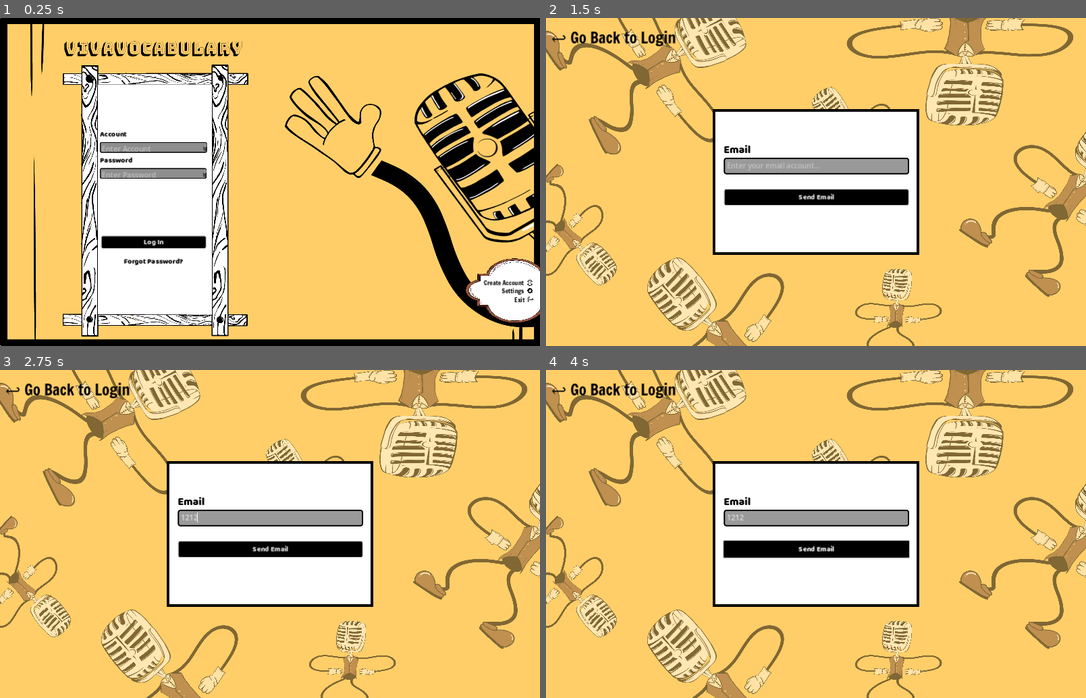
Above: before the commit, frames 1-4 (two rows, left to right).
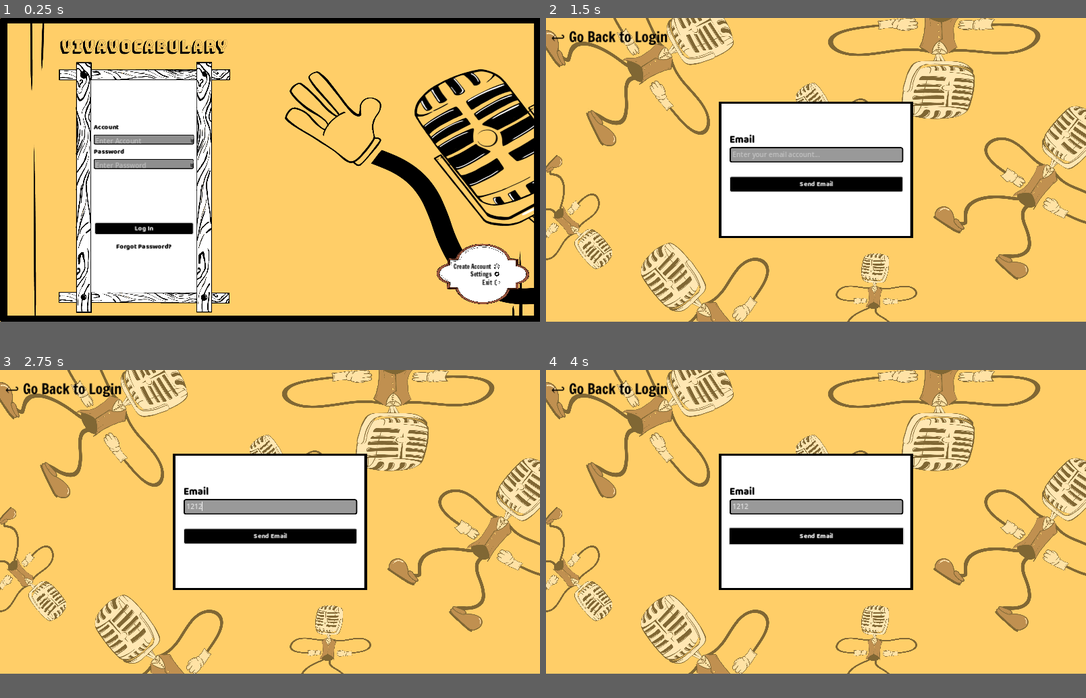
Above: after the commit, the same moments.

Repository: KYCoral/VivaVocabulary
Game: Godot game, scene res://login.tscn
The game is run twice, just before and just after one commit, with the same random seed, the same clock (stepped at 60 frames per second) and the same inputs.
Inputs (mouse positions are in pixels of both pictures, inside the frame that each line leads up to):
- Up to frame 1 (0.25 s): no input
- Up to frame 2 (1.5 s): click "Log In" at 0.5 s; click "Forgot Password?" at 1.25 s
- Up to frame 3 (2.75 s): click (270, 517) at 2.02 s; type "12" at 2.1 s; click (270, 517) at 2.25 s; type "12" at 2.33 s
- Up to frame 4 (4 s): click "Send Email" at 2.75 s; click "Send Email" at 3.5 s
In our replay, the window is 800x486 before the commit and 800x450 after it. These sizes can differ from the game's own. Grey fills any space a smaller window leaves; there, only what the larger window draws over its background counts as a difference.

The runs differ from the first frame. In frame 1, 27% of the frame differs, in the area x 0-100%, y 1-100%; in frame 2, 30%; in frame 3, 30%; in frame 4, 30%, in the area x 0-100%, y 0-100%.

Commit message:
exports
files for exporting project to apk

Diff:
--- a/project.godot
+++ b/project.godot
@@ -19,11 +19,12 @@
 
 [display]
 
-window/size/viewport_width=1200
-window/size/viewport_height=730
+window/size/viewport_width=1280
+window/size/viewport_height=720
 window/stretch/mode="canvas_items"
 
 [rendering]
 
 renderer/rendering_method="gl_compatibility"
 renderer/rendering_method.mobile="gl_compatibility"
+textures/vram_compression/import_etc2_astc=true
Not shown, added: export_presets.cfg
